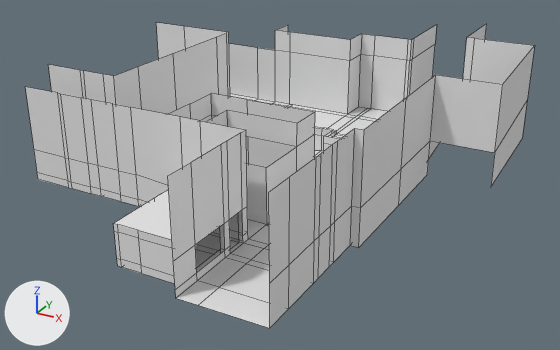
Two versions of the FBX model Content/NewMap/NewMap_Model.fbx, one commit apart.
Rendered twice from a camera (50 mm lens) standing at (116.0, -165.1, 82.6) and looking at (29.1, -7.2, 3.6). The axes (+X, +Y, +Z) are drawn at lower left. The lights are the same throughout. Mesh edges are drawn as thin lines. Vertices at the same position are counted once.

Names of what the first picture shows: 'Ground', 'House1', 'House2', 'House3', 'House4', 'House5'.
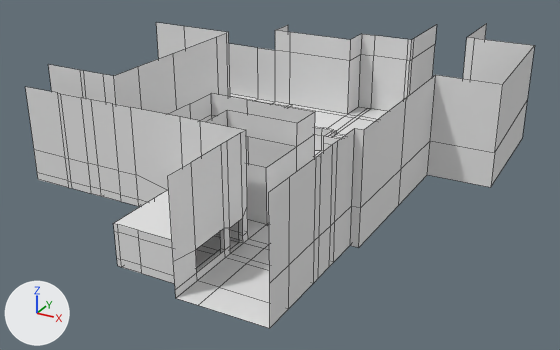
The change, as a diff of the scene's bpy script:
```diff
--- a/Content/NewMap/NewMap_Model.fbx.py
+++ b/Content/NewMap/NewMap_Model.fbx.py
@@ me_cube_004 @@
 me_cube_004.from_pydata(...)  # 124 vertices, 95 faces; spans x -20.0..40.0, y -67.0..-41.0, z 4.0..28.7
 # used by ob_house2; location = (0.0, 0.0, 0.0)
 # before: 61 (40.0, -43.0, 11.8) at pixel (242, 209), 62 (40.0, -48.0, 11.8) at pixel (229, 219), 66 (39.0, -48.0, 11.8), 77 (39.0, -43.0, 11.8), 84 (40.0, -50.0, 11.8) at pixel (224, 223)
 # before: 85 (39.0, -50.0, 11.8), 87 (40.0, -60.0, 11.8) at pixel (195, 244), 89 (39.0, -60.0, 11.8)
 # before: 65 (29.0, -42.0, 11.8), 71 (24.0, -42.0, 11.8), 73 (29.0, -41.0, 11.8), 74 (24.0, -41.0, 11.8)
+# me_cube_004 part 2
+for i in [61, 62, 66, 77]: me_cube_004.vertices[i].co += Vector((0.0, 0.0, -2.0))
+for i in [84, 85, 87, 89]: me_cube_004.vertices[i].co += Vector((0.0, 0.0, -1.0))
+# me_cube_004 part 3
+for i in [65, 71, 73, 74]: me_cube_004.vertices[i].co += Vector((0.0, 0.0, -2.0))
 me_cube_004.materials.append(mat_material)
@@ me_cube_006 @@
 me_cube_006.from_pydata(...)  # 56 vertices, 35 faces; spans x 60.0..78.0, y -67.0..62.0, z 4.0..32.0
 # used by ob_house3; location = (0.0, 0.0, 0.0)
 # verts and faces of me_cube_006; kept vertices keep their numbers, new ones are numbered from 56
 # before: 12 (62.0, 10.0, 4.0) at pixel (427, 174), 26 (62.0, 10.0, 13.1) at pixel (430, 140), 39 (78.0, 10.0, 13.1) at pixel (494, 152), 50 (78.0, 10.0, 4.0) at pixel (490, 187)
+# me_cube_006 part 1
+faces += [(12, 26, 39, 50)]
 me_cube_006.materials.append(mat_material)
```

Location of each change, (x1, y1, x2, y2) in pixels of the pictures (560 x 350 px; the box of a moved part takes in the faces that stretch with it):
part 1 of me_cube_006, added
    after: (427, 141, 495, 187)
part 2 of me_cube_004, moved or reshaped
    both: (168, 130, 248, 289)
part 3 of me_cube_004, moved or reshaped
    both: (131, 107, 245, 232)
